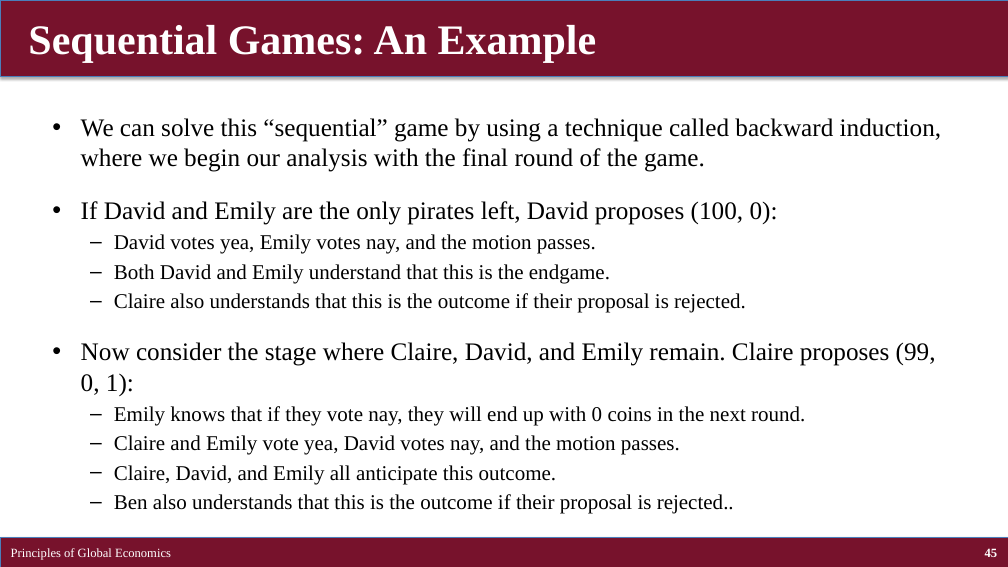
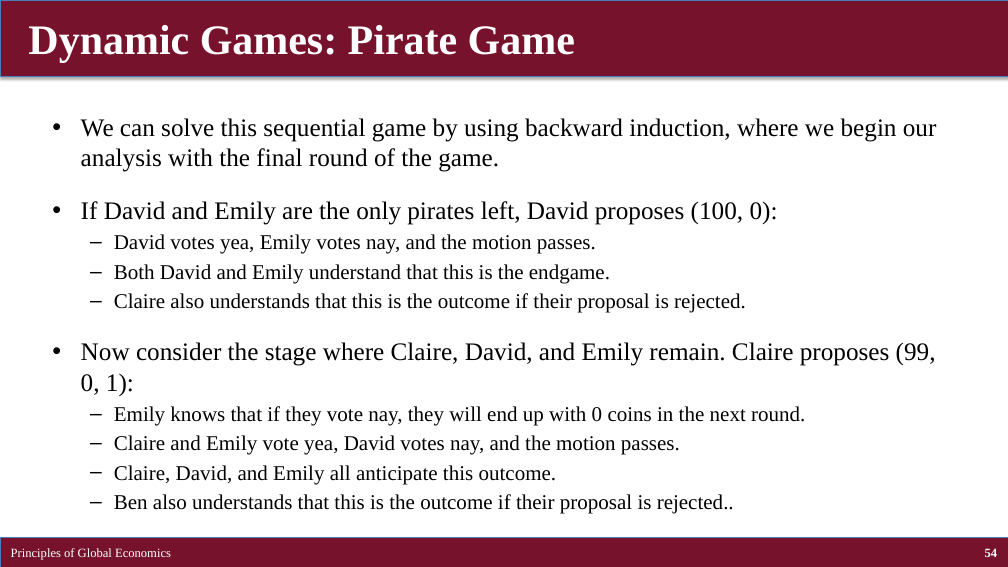
Before and after one commit to brianhwpark/brianhwpark.github.io, a slide deck: slide 54 of files/teaching-resources/concordiacollege-bus-201/bus-201-lecture-note/bus201-ch17-18.pptx (slide 45 before the commit). Drawn at 1008x567 pixels with LibreOffice and Linux fonts; fonts in the diff are those of the drawing. Boxes give left, top, right and bottom in pixels: in the first picture for what was removed or moved away, otherwise in the second. Text is boxed around its words. In the diff, an @@ line names an element or a change of style, - is before the commit and + after.

```diff
--- a/files/teaching-resources/concordiacollege-bus-201/bus-201-lecture-note/bus201-ch17-18.pptx
+++ b/files/teaching-resources/concordiacollege-bus-201/bus-201-lecture-note/bus201-ch17-18.pptx
@@ title at [28,25,575,63]: text changed @@
-Sequential Games: An Example
+Dynamic Games: Pirate Game
@@ text at [81,118,937,172]: text changed @@
-• We can solve this “sequential” game by using a technique called backward induction, where we begin our analysis with the final round of the game.
+• We can solve this sequential game by using backward induction, where we begin our analysis with the final round of the game.
@@ page number at [985,548,998,557]: text changed @@
-45
+54
```
Also in this commit, not shown: 2 other slides changed, 9 slides added, 11 other files.
